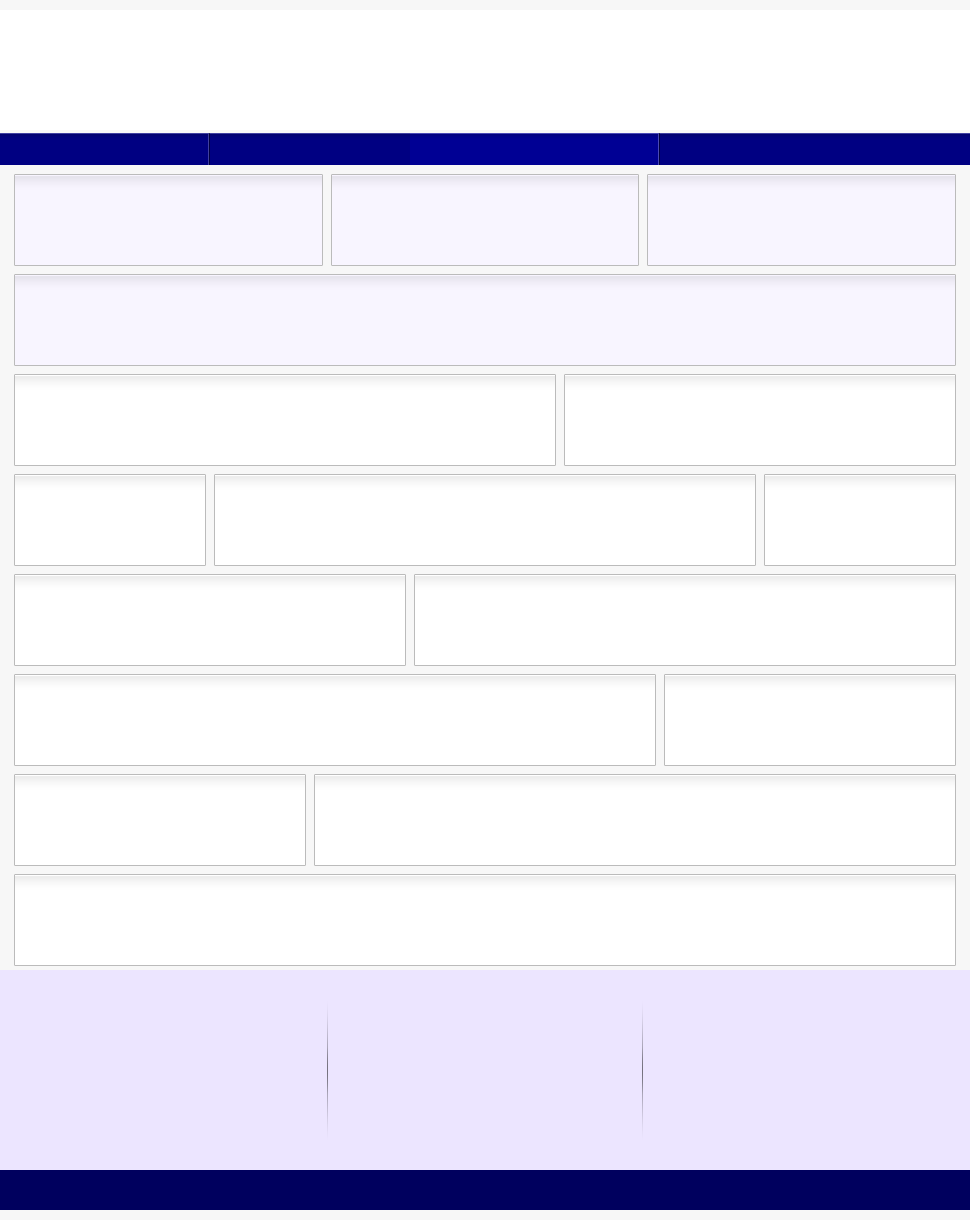
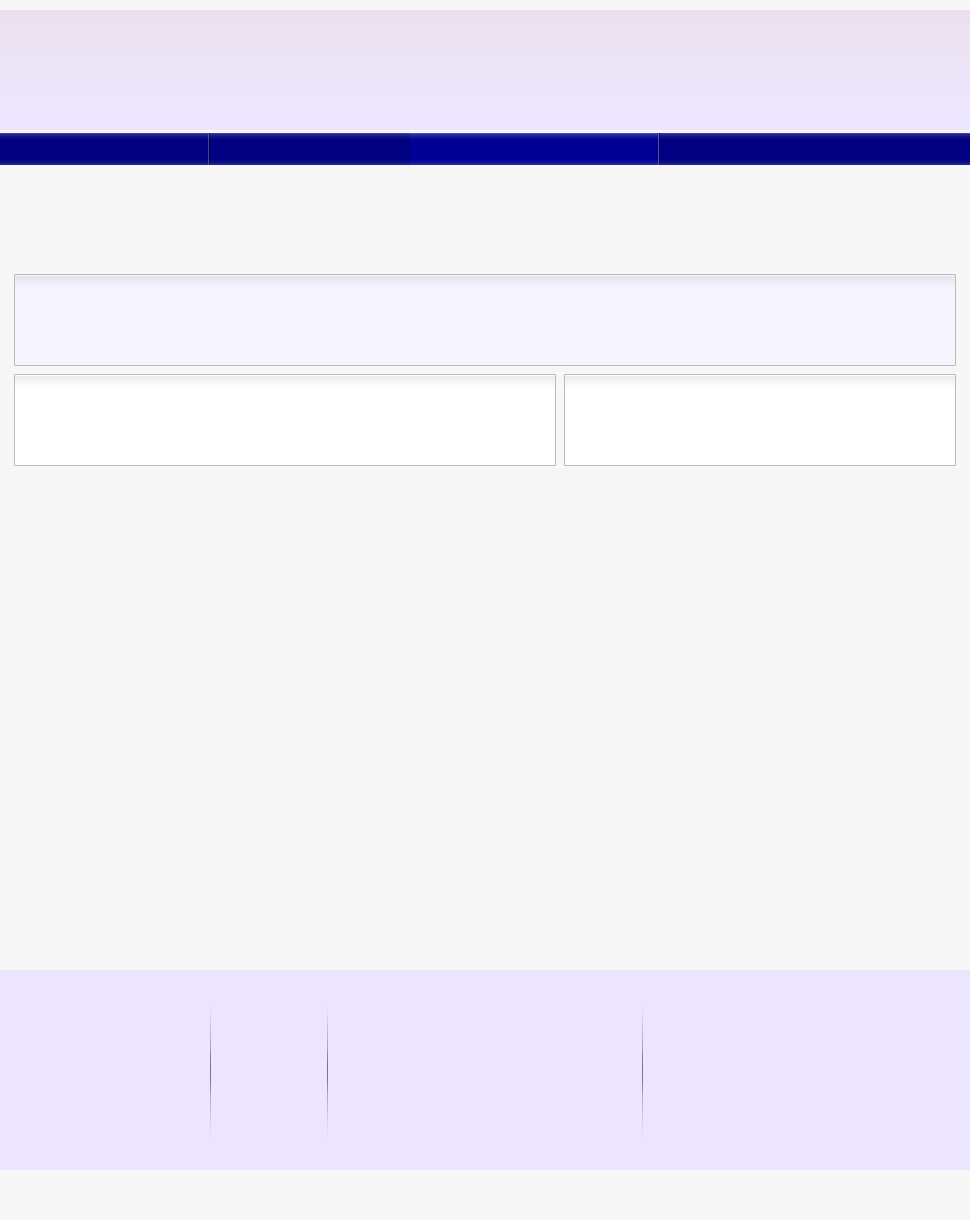
The second 970x1220 image is a revision of the first. Changes to its layers:
painted on "header" over left=0, top=10, right=970, bottom=130
removed layer "header boxes" over left=15, top=175, right=955, bottom=265
removed layer "footer" over left=0, top=1170, right=970, bottom=1210
removed layer "sms" over left=15, top=475, right=955, bottom=565
removed layer "tsm" over left=15, top=575, right=955, bottom=665
removed layer "mms" over left=15, top=675, right=955, bottom=765
removed layer "smm" over left=15, top=775, right=955, bottom=865
removed layer "mmm" over left=15, top=875, right=955, bottom=965
